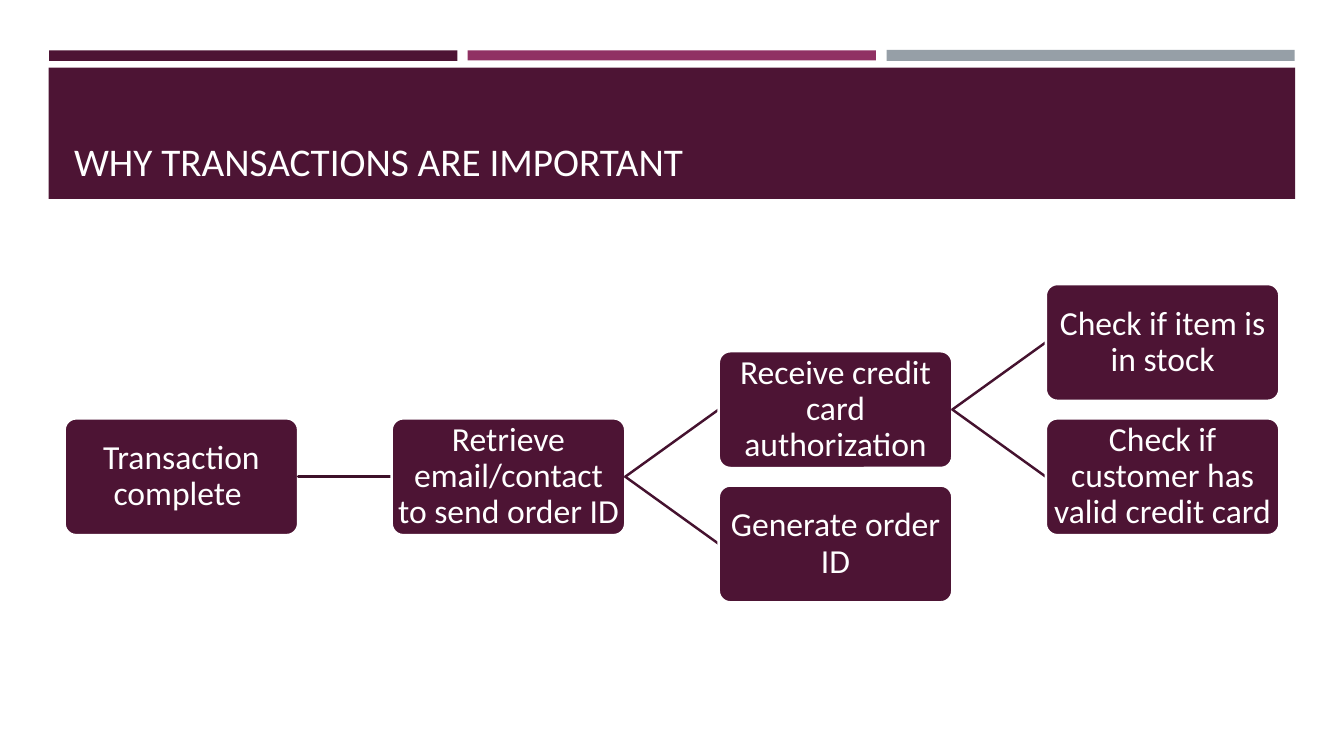
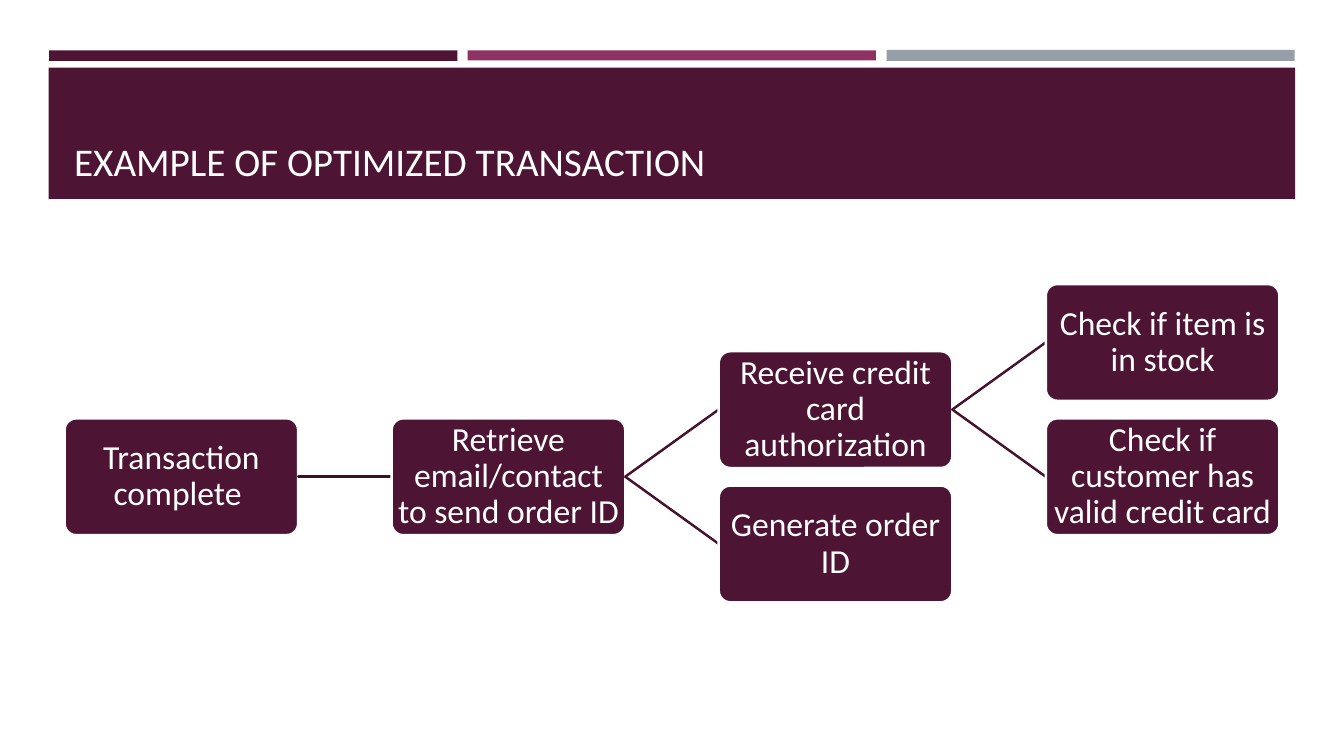
Before and after one commit to jeff-tor/wiley-sre-training, a slide deck: slide 8 of relational-databases-and-sql/PPT_Transactions.pptx (slide 9 before the commit). Drawn at 1344x756 pixels with LibreOffice and Linux fonts; fonts in the diff are those of the drawing. Boxes give left, top, right and bottom in pixels: in the first picture for what was removed or moved away, otherwise in the second. Text is boxed around its words. In the diff, an @@ line names an element or a change of style, - is before the commit and + after.

```diff
--- a/relational-databases-and-sql/PPT_Transactions.pptx
+++ b/relational-databases-and-sql/PPT_Transactions.pptx
@@ title at bbox=[74, 150, 706, 177]: text changed @@
-WHY TRANSACTIONS ARE IMPORTANT
+EXAMPLE OF OPTIMIZED TRANSACTION
```
Also in this commit, not shown: 7 other slides changed, 1 slide added, 2 slides removed, 4 other files.
